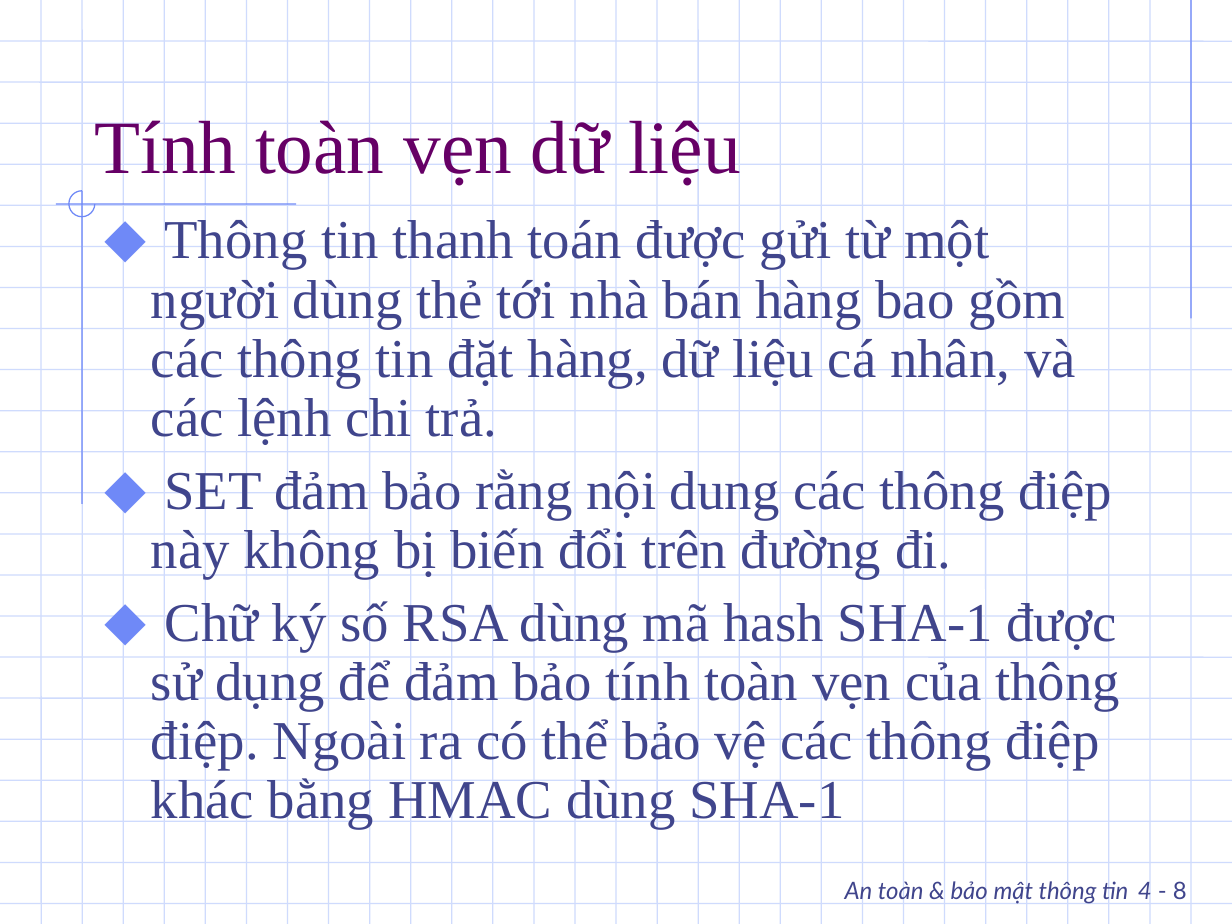
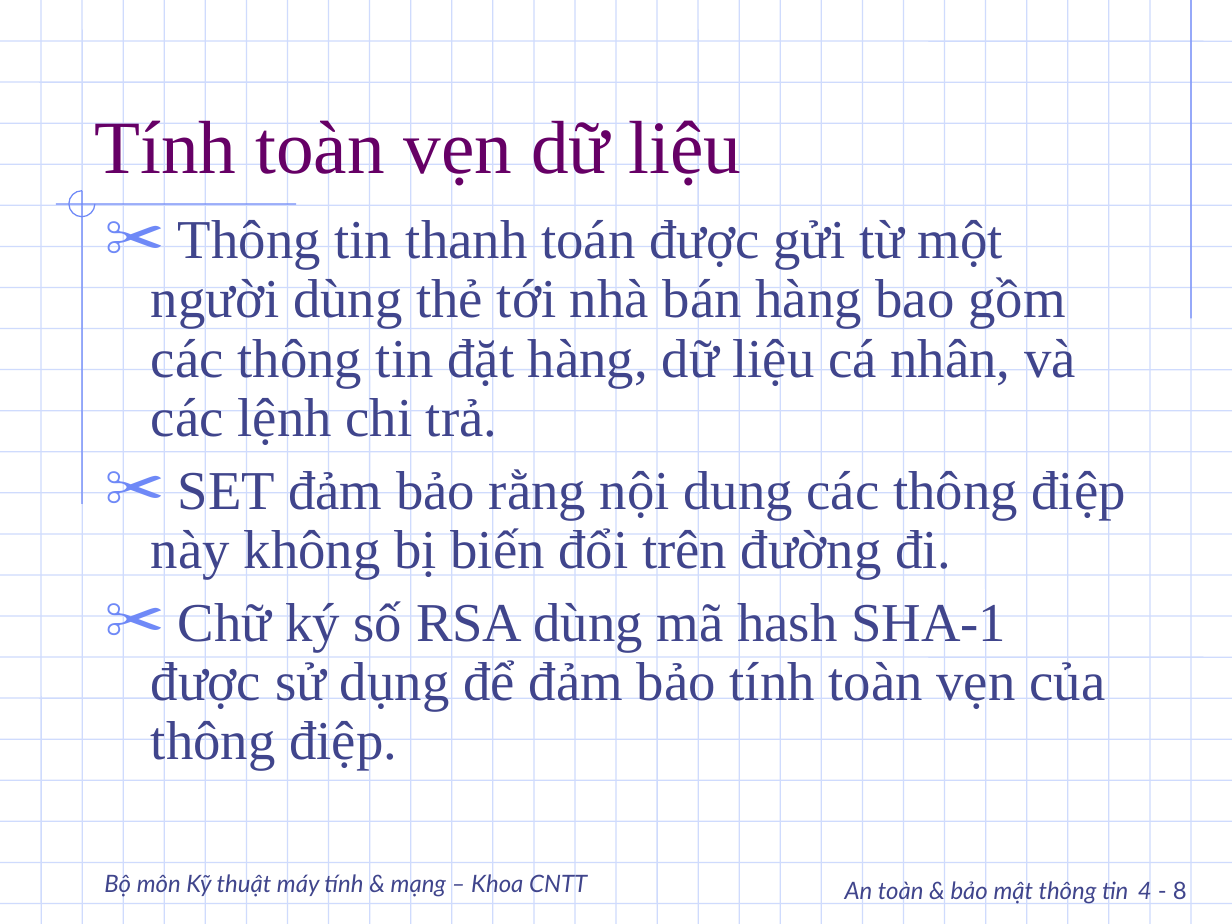
Before and after one commit to DangHieu19022004/ATTT, a slide deck: slide 8 of slide/Phan04_3.ppt. Drawn at 1232x924 pixels with LibreOffice and Linux fonts; fonts in the diff are those of the drawing; background and template pictures are left out. Boxes give left, top, right and bottom in pixels: in the first picture for what was removed or moved away, otherwise in the second. Text is boxed around its words. In the diff, an @@ line names an element or a change of style, - is before the commit and + after.

```diff
--- a/slide/Phan04_3.ppt
+++ b/slide/Phan04_3.ppt
@@ text at (151,216,1126,579): bullet ⬥ to ✂ @@
@@ text at (151,598,1106,770): text changed @@
-⬥ Chữ ký số RSA dùng mã hash SHA-1 được sử dụng để đảm bảo tính toàn vẹn của thông điệp. Ngoài ra có thể bảo vệ các thông điệp khác bằng HMAC dùng SHA-1
+✂ Chữ ký số RSA dùng mã hash SHA-1 được sử dụng để đảm bảo tính toàn vẹn của thông điệp.
@@ text added at (104,871,587,898), 14 pt, text #40458C, italic @@
+Bộ môn Kỹ thuật máy tính & mạng – Khoa CNTT
```
Also in this commit, not shown: 29 other slides changed, 2 slides added, 1 slide removed, 40 other files.
